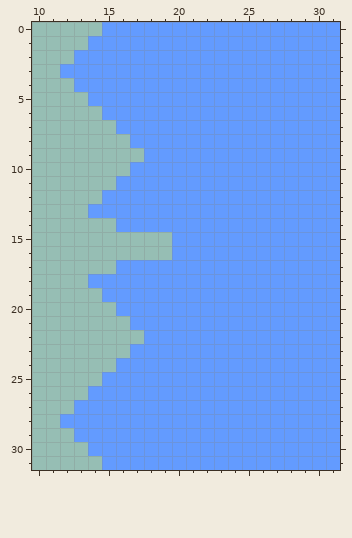
One commit to this pixel-art file: Assets/Aseprite/05CircleInwards.aseprite. The picture above is the old version.
32x32 pixels, 1 frame. Shown: x 10..31, y 0..31.
After:
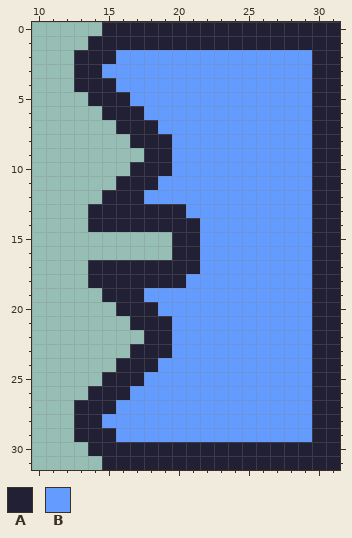
Palette (. is transparent): A #222034  B #639bff
Difference:
y 0: x 15..31 BBBBBBBBBBBBBBBBB -> AAAAAAAAAAAAAAAAA
y 1: x 14..31 BBBBBBBBBBBBBBBBBB -> AAAAAAAAAAAAAAAAAA
y 2: x 13..15 BBB -> AAA; x 30..31 BB -> AA
y 3: x 12..14 BBB -> .AA; x 30..31 BB -> AA
y 4: x 13..15 BBB -> AAA; x 30..31 BB -> AA
y 5: x 14..16 BBB -> AAA; x 30..31 BB -> AA
y 6: x 15..17 BBB -> AAA; x 30..31 BB -> AA
y 7: x 16..18 BBB -> AAA; x 30..31 BB -> AA
y 8: x 17..19 BBB -> AAA; x 30..31 BB -> AA
y 9: x 18..19 BB -> AA; x 30..31 BB -> AA
y 10: x 17..19 BBB -> AAA; x 30..31 BB -> AA
y 11: x 16..18 BBB -> AAA; x 30..31 BB -> AA
y 12: x 15..17 BBB -> AAA; x 30..31 BB -> AA
y 13: x 14..20 BBBBBBB -> AAAAAAA; x 30..31 BB -> AA
y 14: x 14..21 ..BBBBBB -> AAAAAAAA; x 30..31 BB -> AA
y 15..16: x 20..21 BB -> AA; x 30..31 BB -> AA
y 17: x 14..21 ..BBBBBB -> AAAAAAAA; x 30..31 BB -> AA
y 18: x 14..20 BBBBBBB -> AAAAAAA; x 30..31 BB -> AA
y 19: x 15..17 BBB -> AAA; x 30..31 BB -> AA
y 20: x 16..18 BBB -> AAA; x 30..31 BB -> AA
y 21: x 17..19 BBB -> AAA; x 30..31 BB -> AA
y 22: x 18..19 BB -> AA; x 30..31 BB -> AA
y 23: x 17..19 BBB -> AAA; x 30..31 BB -> AA
y 24: x 16..18 BBB -> AAA; x 30..31 BB -> AA
y 25: x 15..17 BBB -> AAA; x 30..31 BB -> AA
y 26: x 14..16 BBB -> AAA; x 30..31 BB -> AA
y 27: x 13..15 BBB -> AAA; x 30..31 BB -> AA
y 28: x 12..14 BBB -> .AA; x 30..31 BB -> AA
y 29: x 13..15 BBB -> AAA; x 30..31 BB -> AA
y 30: x 14..31 BBBBBBBBBBBBBBBBBB -> AAAAAAAAAAAAAAAAAA
y 31: x 15..31 BBBBBBBBBBBBBBBBB -> AAAAAAAAAAAAAAAAA
Boxes around the changes in both pictures, in picture pixels (x1, y1, x2, y2):
changed: (60, 22, 340, 470)
